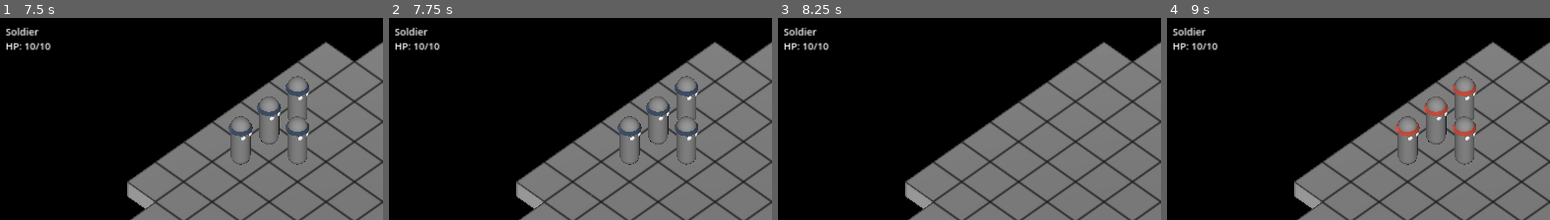
Above: before the commit, frames 1-4 (left to right).
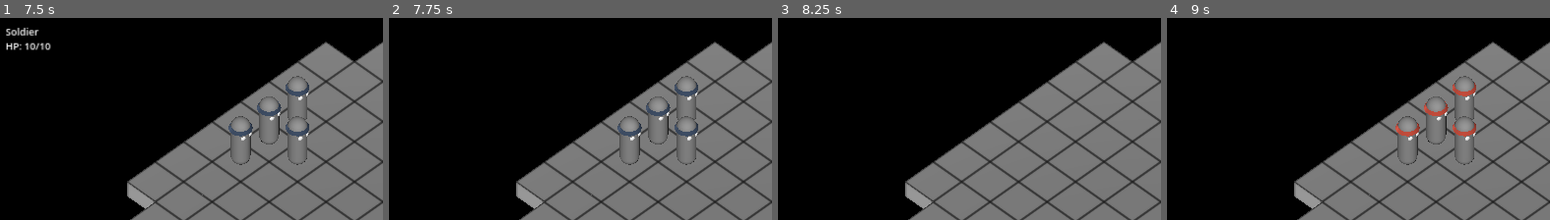
Above: after the commit, the same moments.

Repository: telmotrooper/meagre-tactics
Game: Godot game, scene res://main.tscn
The game is run twice, just before and just after one commit, with the same random seed, the same clock (stepped at 60 frames per second) and the same inputs.
Inputs (mouse positions are % of the whole screen's width and height, from its top left):
- Up to frame 1 (7.5 s): click "Left" at 0.5 s; click "Right" at 1.25 s; click "Left" at 2 s; click "Right" at 2.75 s; click "Left" at 3.5 s; click "Right" at 4.25 s; tap Enter at 5, 6.5 s; move the mouse to (73, 47) at 5.02 s; click (73, 47) at 5.17 s; tap Space at 5.75, 7.25 s; move the mouse to (29, 58) at 5.77 s; click (29, 58) at 5.92 s; move the mouse to (60, 28) at 6.52 s; click (60, 28) at 6.67 s; move the mouse to (45, 74) at 7.27 s; click (45, 74) at 7.42 s
- Up to frame 2 (7.75 s): no input
- Up to frame 3 (8.25 s): tap Enter at 8 s; move the mouse to (81, 69) at 8.02 s; click (81, 69) at 8.17 s
- Up to frame 4 (9 s): tap Space at 8.75 s; move the mouse to (19, 36) at 8.77 s; click (19, 36) at 8.92 s
The pictures show only the part of the screen within x 0-50%, y 0-50%; the shares and areas given below are measured in that part.

Frame 1 is identical in both runs. In frame 2, 0.6% of the frame differs, in the area x 1-14%, y 4-17%; in frame 3, 0.6%; in frame 4, 0.6%.

Commit message:
falling back overview to selected unit

Diff:
--- a/autoload/game_state.gd
+++ b/autoload/game_state.gd
@@ -1,6 +1,9 @@
 extends Node
 
+@warning_ignore("unused_signal")
 signal unit_hovered
+@warning_ignore("unused_signal")
+signal not_hovering_any_unit
 
 var board: Board
 var selected_unit: Unit
--- a/tile/tile.gd
+++ b/tile/tile.gd
@@ -35,6 +35,8 @@
 	if has_unit() and state != State.WALKABLE:
 		set_state(State.HOVER)
 		GameState.unit_hovered.emit(get_unit())
+	else:
+		GameState.not_hovering_any_unit.emit()
 
 func _on_area_3d_mouse_exited() -> void:
 	if state != State.WALKABLE:
@@ -68,6 +70,7 @@
 
 		else: # Clean up selection
 			GameState.selected_unit = null
+			GameState.not_hovering_any_unit.emit()
 			get_tree().call_group("tiles", "reset_state")
 
 func reset_state() -> void:
--- a/ui.gd
+++ b/ui.gd
@@ -4,6 +4,13 @@
 
 func _ready() -> void:
 	GameState.unit_hovered.connect(update_unit_overview)
+	GameState.not_hovering_any_unit.connect(fallback_overview)
 
 func update_unit_overview(unit: Unit) -> void:
 	%SelectedUnitOverview.text = text % [unit.unit_type.unit_name, unit.current_hp, unit.unit_type.max_hp]
+
+func fallback_overview() -> void:
+	if GameState.selected_unit:
+		update_unit_overview(GameState.selected_unit)
+	else:
+		%SelectedUnitOverview.text = ""
--- a/unit/unit.gd
+++ b/unit/unit.gd
@@ -29,3 +29,4 @@
 	tween.tween_property(self, "global_position", target_position, 0.5)
 
 	tween.tween_callback(GameState.board.set_state.bind(Board.State.IDLE))
+	tween.tween_callback(func(): GameState.selected_unit = null)
